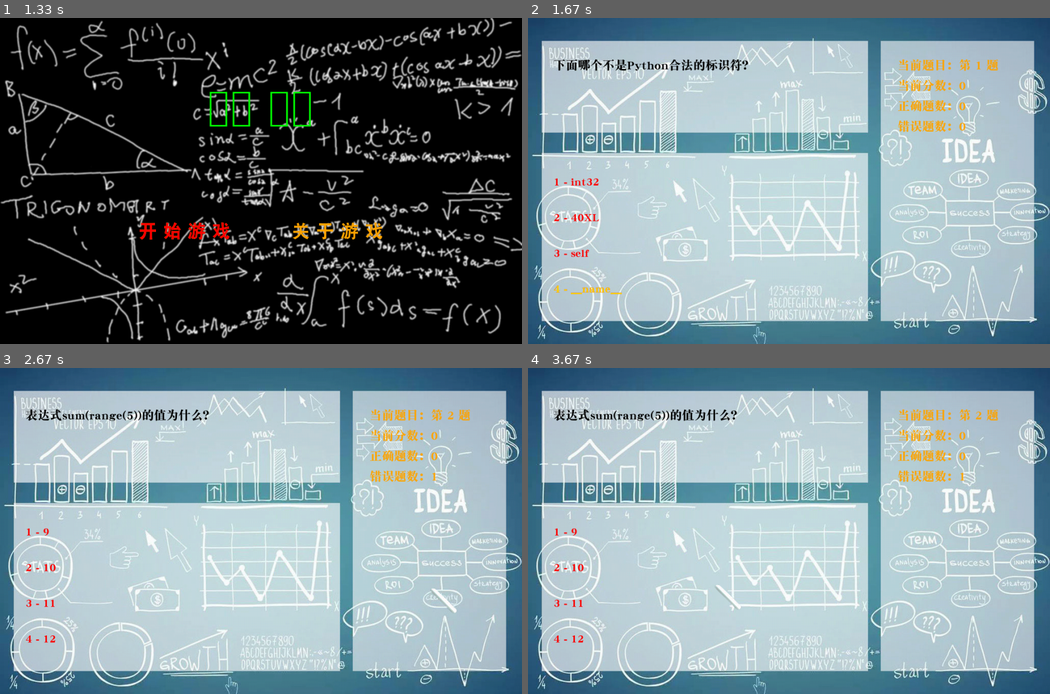
Above: before the commit, frames 1-4 (two rows, left to right).
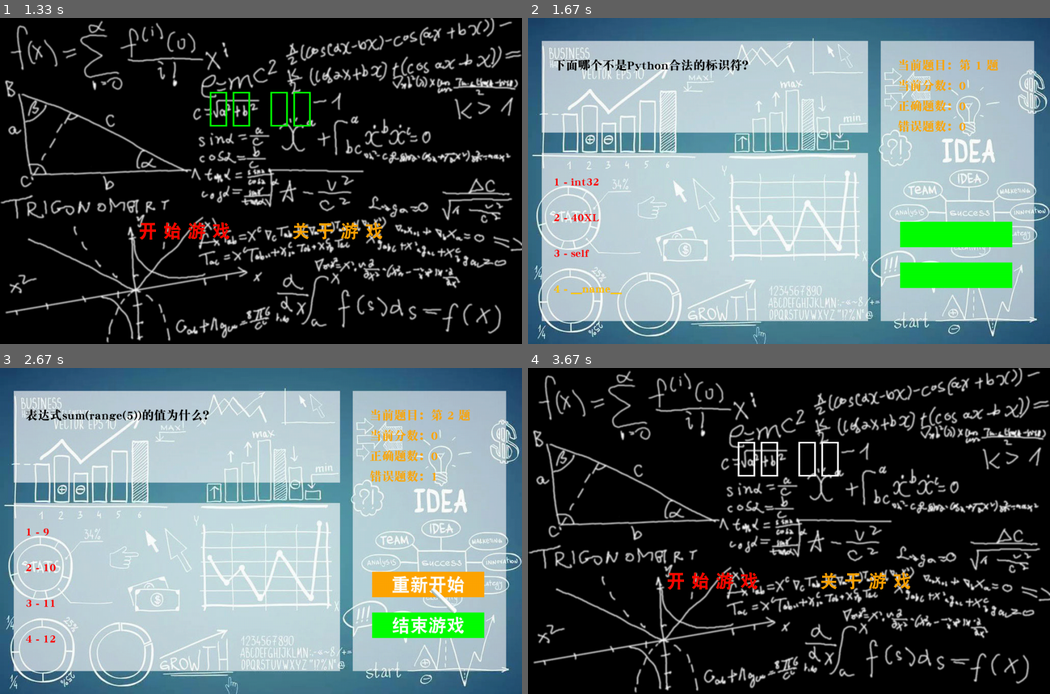
Above: after the commit, the same moments.

Repository: seancheng33/somethink_for_myself
Game: pygame game, started from game/答题游戏/answer.py
The game is run twice, just before and just after one commit, with the same random seed, the same clock (stepped at 60 frames per second) and the same inputs.
Inputs (mouse positions are in pixels of both pictures, inside the frame that each line leads up to):
- Up to frame 1 (1.33 s): press the mouse at (182, 229) at 0.37 s; move the mouse to (140, 242) at 0.47 s; release the mouse at (99, 255) at 0.6 s; press the mouse at (182, 229) at 1.2 s; move the mouse to (224, 223) at 1.3 s
- Up to frame 2 (1.67 s): release the mouse at (794, 216) at 1.43 s; press the mouse at (585, 288) at 1.53 s; move the mouse to (700, 187) at 1.63 s
- Up to frame 3 (2.67 s): release the mouse at (287, 433) at 1.77 s; press the mouse at (57, 638) at 2.27 s; move the mouse to (62, 573) at 2.37 s; release the mouse at (67, 508) at 2.5 s; click (428, 583) at 2.65 s, where only the run after the commit has a clickable "重新开始"
- Up to frame 4 (3.67 s): press the mouse at (867, 579) at 2.93 s; move the mouse to (841, 498) at 3.03 s; release the mouse at (820, 416) at 3.17 s; press the mouse at (726, 648) at 3.27 s; move the mouse to (747, 645) at 3.37 s; release the mouse at (768, 645) at 3.5 s; press the mouse at (710, 579) at 3.6 s

Frame 1 is identical in both runs. In frame 2, 3.5% of the frame differs, in the area x 71-93%, y 62-83%; in frame 3, 3.4%; in frame 4, 99%, in the area x 0-100%, y 0-100%.

Commit message:
添加主界面按键，重构了gameLevels为非全局变量，部分鼠标事件重构

Diff:
--- a/game/答题游戏/answer.py
+++ b/game/答题游戏/answer.py
@@ -21,6 +21,7 @@
     title_image = titleFont.render(title_text, True, color_dict['green'])
     title_time = 0
     mouseCursor = pygame.image.load('img/cursor.png').convert_alpha()  # 加载鼠标图片
+
     while True:
         SURFACE.blit(title_bg, (0, 0))
         if title_time == 0:
@@ -66,7 +67,6 @@
         if tips_rect.left < x < tips_rect.right and tips_rect.top < y < tips_rect.bottom:
             tips_image = globalFont.render(bt_start_text, True, color_dict['red'])
             SURFACE.blit(tips_image, tips_rect)
-
             for event in pressed_array:
                 if event == 1:  # 1为鼠标左键点击事件
                     return 'start'
@@ -90,14 +90,28 @@
         pygame.time.Clock().tick(20)
 
 
-def load_game(levels, total_score, total_right_score, total_wrong_score):
+def load_game(gameLevels,current, total_score, total_right_score, total_wrong_score):
     SURFACE.fill(color_dict['black'])
     title_bg = pygame.image.load('img/title.jpg')
 
-    level = game_level[levels]
+    level = gameLevels[current]
     level_question = level['question']
     level_answer = level['answers']
     level_correct = int(level['correct'])
+
+    bt_replay = pygame.Rect((0, 0), (220, 50))
+    bt_replay.left = 730
+    bt_replay.top = 400
+    replay_img = globalFont.render('重新开始', True, color_dict['white'])
+    replay_rect = replay_img.get_rect()
+    replay_rect.center = bt_replay.center
+
+    bt_exit = pygame.Rect((0, 0), (220, 50))
+    bt_exit.left = 730
+    bt_exit.top = 480
+    exit_img = globalFont.render('结束游戏', True, color_dict['white'])
+    exit_rect = exit_img.get_rect()
+    exit_rect.center = bt_exit.center
 
     mouseCursor = pygame.image.load('img/cursor.png').convert_alpha()  # 载入鼠标的图片
 
@@ -113,7 +127,7 @@
             SURFACE.blit(question_image, (50, 80 + (i * 30)))
 
         # 右侧的内容
-        level_image = helpFont.render('当前题目：第 ' + str(levels + 1) + ' 题', True, color_dict['orange'])
+        level_image = helpFont.render('当前题目：第 ' + str(current + 1) + ' 题', True, color_dict['orange'])
         SURFACE.blit(level_image, (725, 80))
         score_image = helpFont.render('当前分数：' + str(total_score), True, color_dict['orange'])
         SURFACE.blit(score_image, (725, 120))
@@ -145,6 +159,9 @@
         SURFACE.blit(item3_image, item3_rect)
         SURFACE.blit(item4_image, item4_rect)
 
+        pygame.draw.rect(SURFACE, color_dict['lime'], bt_replay)
+        pygame.draw.rect(SURFACE, color_dict['lime'], bt_exit)
+
         for event in pygame.event.get():
             # 关闭按钮的事件
             if event.type == QUIT:
@@ -153,20 +170,20 @@
                 # 按键按下后抬起的事件判断
                 if event.key == K_ESCAPE:
                     close_program()
-                elif event.key == K_BACKSPACE:
-                    # 按回退键，返回到标题界面。
-                    return 'reset'
-                elif event.key == K_RETURN:
-                    # 按回车键，跳到下一题。
-                    return 'next'
+                # elif event.key == K_BACKSPACE:
+                #     # 按回退键，返回到标题界面。
+                #     return 'reset'
+                # elif event.key == K_RETURN:
+                #     # 按回车键，跳到下一题。
+                #     return 'next'
 
         # 鼠标控制事件
         x, y = pygame.mouse.get_pos()
+        pressed = pygame.mouse.get_pressed()
         # 四个答案区域的内容的鼠标鼠标时间控制
         if item1_rect.left < x < item1_rect.right and item1_rect.top < y < item1_rect.bottom:
             item1_image = answerFont.render('1 - ' + level_answer[0], True, color_dict['gold'])
             SURFACE.blit(item1_image, item1_rect)
-            pressed = pygame.mouse.get_pressed()
             for event in pressed:
                 if event == 1:
                     if level_correct == 1:
@@ -176,7 +193,6 @@
         if item2_rect.left < x < item2_rect.right and item2_rect.top < y < item2_rect.bottom:
             item2_image = answerFont.render('2 - ' + level_answer[1], True, color_dict['gold'])
             SURFACE.blit(item2_image, item2_rect)
-            pressed = pygame.mouse.get_pressed()
             for event in pressed:
                 if event == 1:
                     if level_correct == 2:
@@ -186,7 +202,6 @@
         if item3_rect.left < x < item3_rect.right and item3_rect.top < y < item3_rect.bottom:
             item3_image = answerFont.render('3 - ' + level_answer[2], True, color_dict['gold'])
             SURFACE.blit(item3_image, item3_rect)
-            pressed = pygame.mouse.get_pressed()
             for event in pressed:
                 if event == 1:
                     if level_correct == 3:
@@ -196,7 +211,6 @@
         if item4_rect.left < x < item4_rect.right and item4_rect.top < y < item4_rect.bottom:
             item4_image = answerFont.render('4 - ' + level_answer[3], True, color_dict['gold'])
             SURFACE.blit(item4_image, item4_rect)
-            pressed = pygame.mouse.get_pressed()
             for event in pressed:
                 if event == 1:
                     if level_correct == 4:
@@ -204,6 +218,19 @@
                     else:
                         return 'no'
         # 右侧按键的鼠标事件
+        if bt_replay.left < x < bt_replay.right and bt_replay.top < y < bt_replay.bottom:
+            pygame.draw.rect(SURFACE, color_dict['orange'], bt_replay)
+            for event in pressed:
+                if event == 1:
+                    return 'reset'
+        if bt_exit.left < x < bt_exit.right and bt_exit.top < y < bt_exit.bottom:
+            pygame.draw.rect(SURFACE, color_dict['orange'], bt_exit)
+            for event in pressed:
+                if event == 1:
+                    close_program()
+
+        SURFACE.blit(replay_img, replay_rect)
+        SURFACE.blit(exit_img, exit_rect)
 
         # 自定义鼠标样式
         pygame.mouse.set_visible(False)
@@ -222,7 +249,7 @@
     score_rect.top = 150
     score_rect.centerx = SURFACE.get_rect().centerx
 
-    total_right_percent = right_score / totelNum
+    total_right_percent = right_score / totalNum
     right_img = globalFont.render('正确率： ' + str(total_right_percent * 100) + ' %', True, color_dict['orange'])
     right_rect = right_img.get_rect()
     right_rect.top = 200
@@ -276,7 +303,7 @@
                     return 'reset'
         pygame.mouse.set_visible(True)
 
-        x,y = pygame.mouse.get_pos()
+        x, y = pygame.mouse.get_pos()
         pressed = pygame.mouse.get_pressed()
 
         if bt_back.left < x < bt_back.right and bt_back.top < y < bt_back.bottom:
@@ -300,9 +327,9 @@
 
 def about_this():
     productName = '游戏名称：大脑很囧'
-    programBy = '程序设计：SeanCheng'
-    guiDesing = 'UI设计：SeanCheng'
-    copyRight = 'CopyRight © SeanCheng'
+    programBy = '程序设计：Sean Cheng'
+    guiDesing = 'UI设计：Sean Cheng'
+    copyRight = 'CopyRight © Sean Cheng'
 
     aboutText = [productName, programBy, guiDesing, copyRight, '',
                  '本游戏使用python+pygame制作。', '此游戏算是本人的一个pygame的练习制作，仅凭个人爱好制作，精力有限。',
@@ -347,7 +374,7 @@
         x,y = pygame.mouse.get_pos()
         pressed = pygame.mouse.get_pressed()
 
-        if bt_back.left < x <bt_back.right and bt_back.top < y < bt_back.bottom:
+        if bt_back.left < x < bt_back.right and bt_back.top < y < bt_back.bottom:
             pygame.draw.rect(SURFACE, color_dict['orange'], bt_back)
             for event in pressed:
                 if event == 1:
@@ -391,9 +418,9 @@
 
     # 生产随机指定数量的题集，利用set的去重特性，这样当set的长度是10时，就是10个不重复的数字
     tmp_level = set()
-    while len(tmp_level) < totelNum:
-        randNum = random.randint(0, len(game_level) - 1)  # 生产随机数
-        tmp_level.add(randNum)
+    while len(tmp_level) < totalNum:
+        randomNum = random.randint(0, len(game_level) - 1)  # 生产随机数
+        tmp_level.add(randomNum)
 
     new_question = []
     for i in tmp_level:
@@ -407,7 +434,7 @@
 
 def main():
     # 全局化声明
-    global SURFACE, titleFont, globalFont, helpFont, color_dict, questionFont, answerFont, game_level, aboutFont, totelNum
+    global SURFACE, titleFont, globalFont, helpFont, color_dict, questionFont, answerFont, aboutFont, totalNum
 
     # 颜色字典
     color_dict = {'red': (255, 0, 0),  # 纯红
@@ -434,7 +461,7 @@
     helpFont = pygame.font.Font('font/HuaKanSong.ttf', 24)
 
     result = game_title()  # 游戏从初始的标题开始。所以这个直接载入，不需要添加到循环中去。
-    totelNum = 8
+    totalNum = 8
     corrent = 0
     score = 0
     right_score = 0
@@ -444,10 +471,10 @@
             # 返回到游戏标题界面
             result = game_title()
         elif 'start' in result:
-            game_level = load_file("data.xml")  # 在点开始游戏的时候载入10道题
+            gameLevels = load_file("data.xml")  # 在点开始游戏的时候载入10道题
             pygame.time.wait(1000)  # 和答题同理
             corrent = 0
-            result = load_game(corrent, score, right_score, wrong_score)
+            result = load_game(gameLevels, corrent, score, right_score, wrong_score)
         elif 'about' in result:
             result = about_this()
         elif result in ('next', 'yes', 'no'):
@@ -459,11 +486,11 @@
                 wrong_score += 1
 
             # 先计分，否则最后的统计会因为少统计了一条而出错
-            if corrent == len(game_level) - 1:
+            if corrent == len(gameLevels) - 1:
                 result = end_game(score, right_score, wrong_score)
             else:
                 corrent += 1
-                result = load_game(corrent, score, right_score, wrong_score)
+                result = load_game(gameLevels, corrent, score, right_score, wrong_score)
         else:
             pass
 
Not shown, changed: game/答题游戏/readme.md
